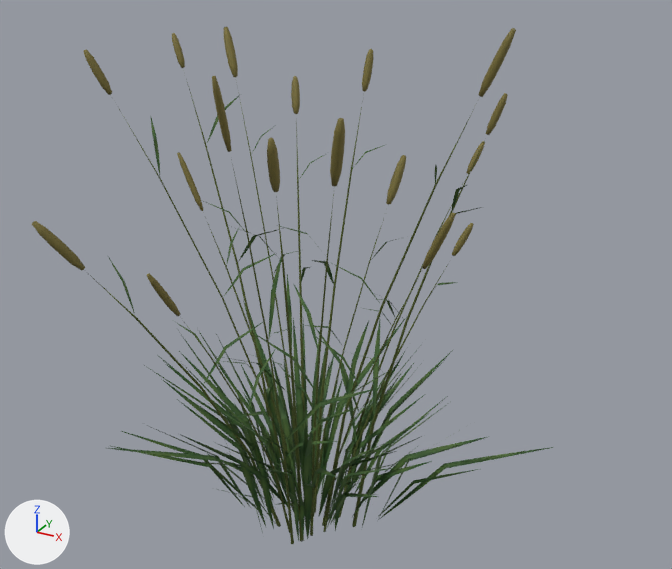
A saved change to the glTF model assets/grasses/meadow-foxtail/meadow-foxtail.glb.
Both versions are drawn from a camera (50 mm lens) standing at (0.654, -1.087, 0.984) and looking at (0.052, 0.008, 0.436). The lights are fixed; the arrows at lower left show +X, +Y and +Z. The older version comes first. Vertices at exactly the same position are counted once.

Names of what the first picture shows: 'Meadow Foxtail'.
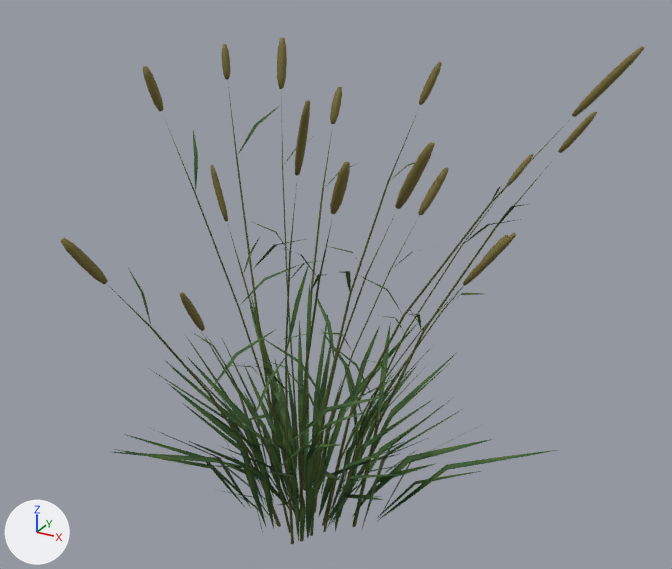
The newer file adds a shape key; the second version is drawn at full value of the shape key 'Downwind bend' of 'Meadow Foxtail', and the change is written as the vertex moves it makes.

Patch to the scene script:
```diff
--- a/assets/grasses/meadow-foxtail/meadow-foxtail.glb.py
+++ b/assets/grasses/meadow-foxtail/meadow-foxtail.glb.py
@@ me_meadow_foxtail @@
-me_meadow_foxtail.from_pydata(...)  # 1916 vertices, 2405 faces; spans x -0.339..0.386, y -0.282..0.306, z 0.0..0.816
+me_meadow_foxtail.from_pydata(...)  # 1916 vertices, 2405 faces; spans x -0.295..0.453, y -0.311..0.302, z 0.0..0.816
+# me_meadow_foxtail part 1: the loose piece of 6 vertices spanning x -0.08..-0.026, y 0.065..0.186, z 0.024..0.23 is scaled about its middle by (0.776, 0.965, 1), then moved by (0.006, -0.002, 0.0)
+# me_meadow_foxtail part 2: the loose piece of 6 vertices spanning x -0.062..-0.015, y -0.196..-0.064, z 0.028..0.23 is multiplied about its middle by the matrix ((0.998, -0.063, 0.017), (0.063, 0.998, -0.008), (-0.017, 0.009, 1.0)), then moved by (0.006, -0.002, 0.0)
+# me_meadow_foxtail part 3: the loose piece of 6 vertices spanning x 0.018..0.063, y 0.071..0.199, z 0.023..0.179 is scaled about its middle by (1.16, 0.982, 1), then moved by (0.003, -0.001, 0.0)
+# me_meadow_foxtail part 4: the loose piece of 6 vertices spanning x -0.001..0.014, y 0.04..0.155, z 0.011..0.203 is multiplied about its middle by the matrix ((0.993, 0.067, 0.006), (-0.067, 0.993, -0.009), (-0.006, 0.009, 0.995)), then moved by (0.004, -0.001, 0.0)
+# me_meadow_foxtail part 5: the loose piece of 6 vertices spanning x -0.085..-0.004, y -0.235..-0.027, z 0.03..0.235 is multiplied about its middle by the matrix ((0.999, -0.042, 0.015), (0.042, 0.999, -0.006), (-0.015, 0.006, 1.0)), then moved by (0.006, -0.002, 0.0)
+# me_meadow_foxtail part 6: the loose piece of 6 vertices spanning x 0.108..0.386, y 0.026..0.107, z 0.012..0.21 is scaled about its middle by (1.03, 0.956, 1), then moved by (0.005, -0.002, 0.0)
+# me_meadow_foxtail part 7: the loose piece of 6 vertices spanning x -0.002..0.026, y -0.182..-0.032, z 0.04..0.223 is multiplied about its middle by the matrix ((1.009, -0.045, 0.02), (0.045, 1.009, -0.014), (-0.019, 0.015, 1.01)), then moved by (0.005, -0.002, 0.0)
+# me_meadow_foxtail part 8: the loose piece of 6 vertices spanning x 0.027..0.083, y 0.108..0.258, z 0.036..0.203 is multiplied about its middle by the matrix ((0.998, 0.042, 0.014), (-0.042, 0.998, -0.006), (-0.014, 0.005, 0.999)), then moved by (0.004, -0.002, 0.0)
+# me_meadow_foxtail part 9: the loose piece of 6 vertices spanning x -0.284..-0.024, y -0.066..0.0, z 0.014..0.257 is scaled about its middle by (0.944, 1.09, 1), then moved by (0.007, -0.003, 0.0)
+# me_meadow_foxtail part 10: the loose piece of 6 vertices spanning x -0.119..-0.025, y 0.047..0.189, z 0.034..0.215 is scaled about its middle by (0.887, 0.974, 1), then moved by (0.005, -0.002, 0.0)
+# me_meadow_foxtail part 11: the loose piece of 6 vertices spanning x -0.061..-0.003, y 0.035..0.2, z 0.04..0.22 is multiplied about its middle by the matrix ((0.983, 0.037, 0.018), (-0.037, 0.983, -0.013), (-0.019, 0.013, 0.984)), then moved by (0.005, -0.002, 0.0)
+# me_meadow_foxtail part 12: the loose piece of 6 vertices spanning x 0.073..0.286, y 0.021..0.095, z 0.03..0.205 is multiplied about its middle by the matrix ((1.02, 0.018, 0.018), (-0.018, 1.02, -0.004), (-0.018, 0.004, 1.02)), then moved by (0.004, -0.002, 0.0)
+# me_meadow_foxtail part 13: the loose piece of 6 vertices spanning x 0.017..0.099, y 0.037..0.212, z 0.011..0.277 is scaled about its middle by (1.22, 0.964, 1), then moved by (0.009, -0.003, 0.0)
+# me_meadow_foxtail part 14: the loose piece of 6 vertices spanning x -0.039..-0.004, y 0.033..0.15, z 0.038..0.23 is multiplied about its middle by the matrix ((0.984, 0.059, 0.021), (-0.059, 0.984, -0.019), (-0.022, 0.018, 0.986)), then moved by (0.006, -0.002, 0.0)
+# me_meadow_foxtail part 15: the loose piece of 6 vertices spanning x 0.097..0.17, y 0.04..0.079, z 0.03..0.161 is scaled about its middle by (1.07, 0.946, 1), then moved by (0.003, -0.001, 0.0)
+# me_meadow_foxtail part 16: the loose piece of 6 vertices spanning x 0.028..0.063, y -0.154..-0.071, z 0.036..0.177 is scaled about its middle by (1.19, 1.03, 1), then moved by (0.003, -0.001, 0.0)
+# me_meadow_foxtail part 17: 1527 of 1916 vertices moved; they spanned x -0.339..0.29, y -0.282..0.306, z 0.079..0.816 and now span x -0.295..0.453, y -0.311..0.302, z 0.079..0.816; mean shift (0.058, -0.021, 0.0); largest move (0.285, 0.023, 0.816) -> (0.449, -0.036, 0.816)
+# other edits to the shape of me_meadow_foxtail do not show in these pictures
 me_meadow_foxtail.materials.append(mat_meadow_foxtail_stems)
```

Boxes (x1, y1, x2, y2) around the edits, measured in the pictures (672 x 569 px; the box of a moved part takes in the faces that stretch with it):
'Meadow Foxtail', reshaped (12% wider): before (32, 27, 553, 544); after (60, 38, 644, 544)
part 1 of me_meadow_foxtail, moved or reshaped: before (312, 361, 318, 449); after (313, 350, 324, 451)
part 2 of me_meadow_foxtail, moved or reshaped: before (208, 454, 267, 507); after (212, 457, 267, 506)
part 3 of me_meadow_foxtail, moved or reshaped: before (345, 386, 391, 470); after (348, 394, 389, 463)
part 4 of me_meadow_foxtail, moved or reshaped: before (321, 381, 354, 495); after (321, 433, 333, 495)
part 5 of me_meadow_foxtail, moved or reshaped: before (184, 461, 288, 507); after (182, 464, 289, 507)
part 6 of me_meadow_foxtail, moved or reshaped: before (377, 447, 553, 521); after (380, 450, 557, 519)
part 7 of me_meadow_foxtail, moved or reshaped: before (255, 467, 294, 505); after (264, 471, 294, 504)
part 8 of me_meadow_foxtail, moved or reshaped: before (357, 363, 414, 466); after (360, 364, 418, 459)
part 9 of me_meadow_foxtail, moved or reshaped: before (144, 365, 279, 492); after (150, 369, 280, 493)
part 10 of me_meadow_foxtail, moved or reshaped: before (302, 351, 308, 442); after (303, 363, 309, 477)
part 11 of me_meadow_foxtail, moved or reshaped: before (314, 355, 334, 473); after (318, 359, 338, 452)
part 12 of me_meadow_foxtail, moved or reshaped: before (364, 437, 487, 501); after (366, 439, 493, 500)
part 13 of me_meadow_foxtail, moved or reshaped: before (336, 343, 411, 477); after (340, 362, 405, 468)
part 14 of me_meadow_foxtail, moved or reshaped: before (314, 362, 330, 472); after (313, 389, 327, 481)
part 15 of me_meadow_foxtail, moved or reshaped: before (384, 446, 418, 473); after (375, 449, 418, 498)
part 16 of me_meadow_foxtail, moved or reshaped: before (289, 492, 299, 526); after (291, 494, 299, 513)
part 17 of me_meadow_foxtail, moved or reshaped: before (32, 27, 516, 541); after (60, 38, 644, 541)
